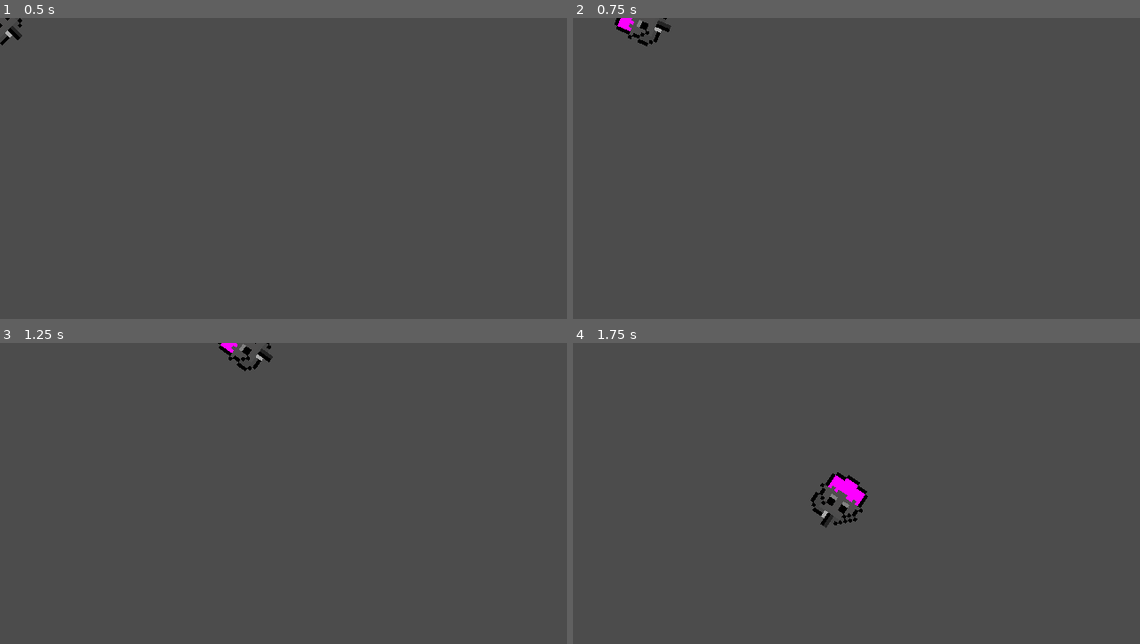
Above: before the commit, frames 1-4 (two rows, left to right).
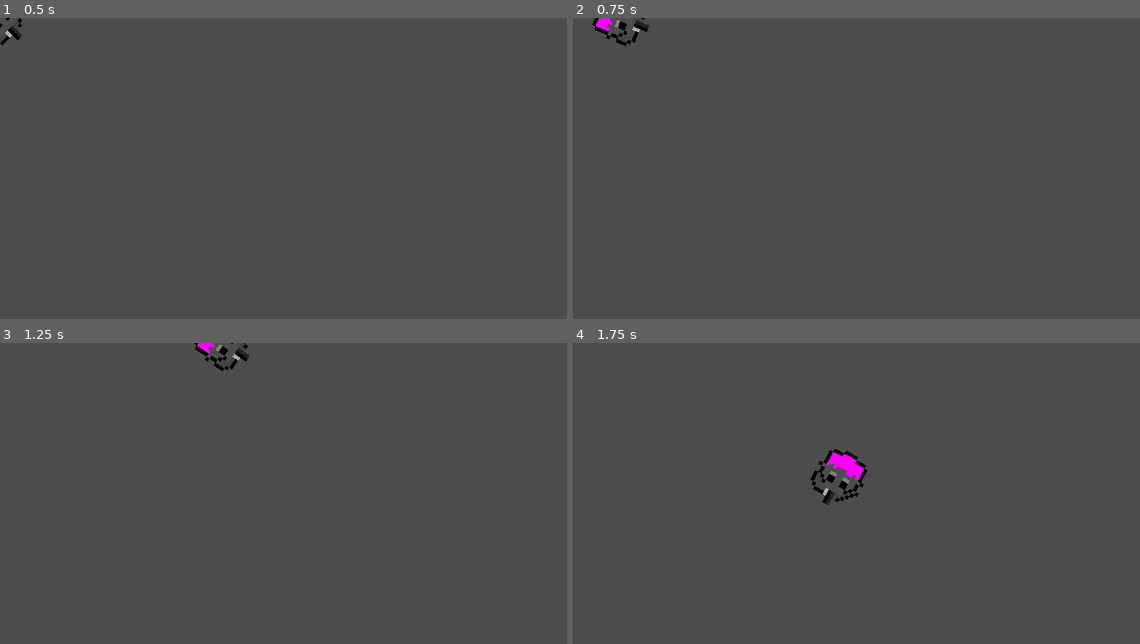
Above: after the commit, the same moments.

Repository: CheersLoveDani/top-down-shooter
Game: Godot game, scene res://Scenes/main.tscn
Same seed, same stepped clock (60 frames per second), same inputs: the game is played once before the commit and once after it.
Inputs (mouse positions are in pixels of both pictures, inside the frame that each line leads up to):
- Up to frame 1 (0.5 s): no input
- Up to frame 2 (0.75 s): tap Enter at 0.5 s; move the mouse to (1083, 210) at 0.52 s; hold Right (right) from 0.53 s (still down)
- Up to frame 3 (1.25 s): keep holding Right (right)
- Up to frame 4 (1.75 s): move the mouse to (788, 577) at 1.27 s; release Right (right) at 1.28 s; hold Down (down) from 1.28 s (still down)

Frame 1 is identical in both runs. In frame 2, 0.6% of the frame differs, in the area x 3-18%, y 0-10%; in frame 3, 0.5%; in frame 4, 1.3%, in the area x 41-53%, y 35-62%.

Commit message:
john accelerates
they are john and they accelerate

Diff:
--- a/Scenes/KinematicBody2D.gd
+++ b/Scenes/KinematicBody2D.gd
@@ -10,27 +10,36 @@
 func _ready():
 	pass # Replace with function body.
 
-var speed = 200  # speed in pixels/sec
-var velocity = Vector2.ZERO
+export var speed = 200
+export var friction = 0.1
+export var acceleration = 0.2
+
+var velocity = Vector2()
 
 func get_input():
-	velocity = Vector2.ZERO
+	var input = Vector2.ZERO
 	if Input.is_action_pressed('right'):
-		velocity.x += 1
+		input.x += 1
 	if Input.is_action_pressed('left'):
-		velocity.x -= 1
+		input.x -= 1
 	if Input.is_action_pressed('down'):
-		velocity.y += 1
+		input.y += 1
 	if Input.is_action_pressed('up'):
-		velocity.y -= 1
+		input.y -= 1
+
 	# Make sure diagonal movement isn't faster
-	velocity = velocity.normalized() * speed
+	# velocity = velocity.normalized() * speed
 
-func _physics_process(delta):
+	return input
+
+func _physics_process(_delta):
+	var direction = get_input()
+	if direction.length() > 0:
+		velocity = lerp(velocity, direction.normalized() * speed, acceleration)
+	else:
+		velocity = lerp(velocity, Vector2.ZERO, friction)
+	velocity = move_and_slide(velocity)
 	look_at(get_global_mouse_position())
-	get_input()
-	velocity = move_and_slide(velocity)
-
 
 # Called every frame. 'delta' is the elapsed time since the previous frame.
 #func _process(delta):
